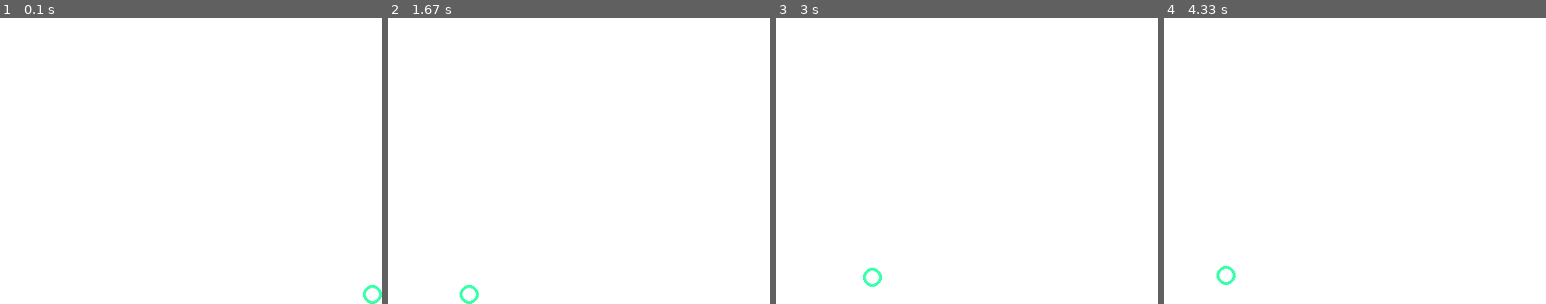
Above: before the commit, frames 1-4 (left to right).
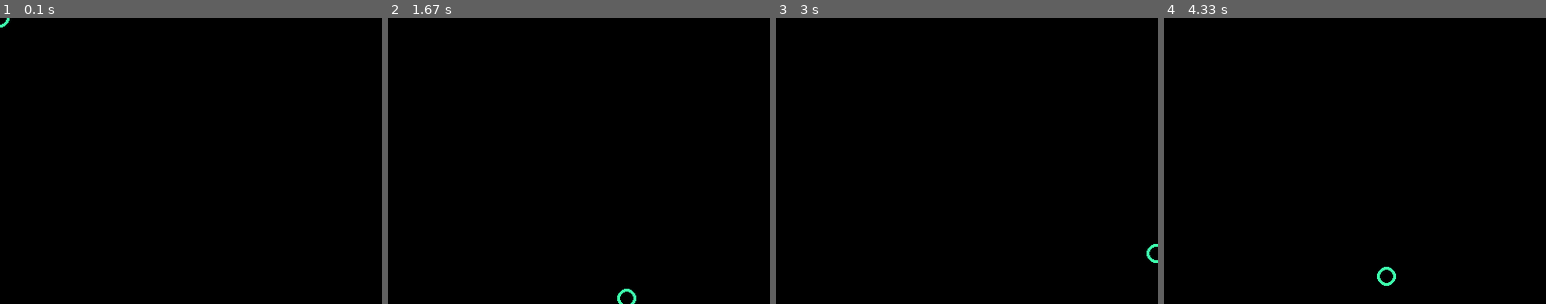
Above: after the commit, the same moments.

Repository: TonkleTremu/DSD-Y1
Game: pygame game, started from Random Test Stuff/Python Game Nouveau/main.py
Same seed, same stepped clock (60 frames per second), same inputs: the game is played once before the commit and once after it.
Inputs:
- Up to frame 1 (0.1 s): no input
- Up to frame 2 (1.67 s): hold W 0.33-0.8 s; hold Right 0.33-0.8 s; hold S 0.83-1.3 s; hold Right 0.83-1.3 s; hold Right from 1.33 s (still down)
- Up to frame 3 (3 s): release Right at 1.8 s; hold Up 1.83-2.13 s; hold Right 2.17-2.63 s; hold Left from 2.67 s (still down)
- Up to frame 4 (4.33 s): release Left at 3.2 s; hold Down 3.23-3.53 s; hold Left 3.57-3.97 s; hold Up from 4 s (still down)

The runs differ from the first frame. In frame 1, 100% of the frame differs, in the area x 0-100%, y 0-100%; in frame 2, 100%; in frame 3, 100%; in frame 4, 100%.

Commit message:
banana peel

Diff:
--- a/Random Test Stuff/Python Game Nouveau/main.py
+++ b/Random Test Stuff/Python Game Nouveau/main.py
@@ -18,6 +18,8 @@
 DISPLAYSURF = pygame.display.set_mode((res_x, res_y))
 pygame.display.set_caption("Test")
 fpsClock = pygame.time.Clock()
+worldSizeX = 100
+worldSizeY = 100
 
 
 @dataclass
@@ -35,39 +37,63 @@
     sprite: Optional[str] = "sprites/error.png" # The object's sprite. If left blank, a shape will be used instead.
 
     # The values for velocity.
+    speed: Optional[float] = 1 # The GameObject's movement speed, used for movement calculations. Higher = faster.
     vel_x: Optional[float] = 0
     vel_y: Optional[float] = 0
-    rot: Optional[float] = 0 # "rot" is the object's rotational speed. Positive = clockwise.
 
 def PlayerMovementHandler():
     '''Handles player inputs and such.'''
     # Basic movement script. Accepts either WASD or arrow key inputs.
     if(pygame.key.get_pressed()[K_RIGHT] | pygame.key.get_pressed()[K_d]):
-        player.x += 1
+        player.vel_x += player.speed
     if(pygame.key.get_pressed()[K_LEFT] | pygame.key.get_pressed()[K_a]):
-        player.x -= 1
+        player.vel_x -= player.speed
     if(pygame.key.get_pressed()[K_UP] | pygame.key.get_pressed()[K_w]):
-        player.y -= 1
+        player.vel_y -= player.speed
     if(pygame.key.get_pressed()[K_DOWN] | pygame.key.get_pressed()[K_s]):
-        player.y += 1
+        player.vel_y += player.speed
+
+    acceleration = 15
+    deceleration = 15
+
+    if(player.vel_x != 0):
+        player.x += player.vel_x / acceleration
+        player.vel_x -= player.vel_x / deceleration
+        if(player.vel_x < 0.5 and player.vel_x > -0.5):
+            player.vel_x = 0
+    if(player.vel_y != 0):
+        player.y += player.vel_y / acceleration
+        player.vel_y -= player.vel_y / deceleration
+        if(player.vel_y < 0.5 and player.vel_y > -0.5):
+            player.vel_y = 0
+
 
     # When in wall teleport to other wall.
-    if(player.x < player.x_size):
-        player.x = res_x - player.x_size
-    if(player.x > res_x - player.x_size):
-        player.x = player.x_size
-    if(player.y < player.y_size):
-        player.y = res_y - player.y_size
-    if(player.y > res_y - player.y_size):
-        player.y = player.y_size
+    BorderX = 0
+    BorderY = 0
+    if(player.x < BorderX):
+        player.x = worldSizeX - BorderX
+    if(player.x > worldSizeX - BorderX):
+        player.x = BorderX
+    if(player.y < BorderY):
+        player.y = worldSizeY - BorderY
+    if(player.y > worldSizeY - BorderY):
+        player.y = BorderY
 
-    pygame.draw.circle(DISPLAYSURF, MINT, (player.x, player.y), 10, 3)
+    pygame.draw.circle(DISPLAYSURF, MINT, CoordinatesToScreen(player), 10, 3)
 
+def CoordinatesToScreen(Obj):
+    '''Converts a GameObject's co-ordinates to a screen location. Takes the GameObject as a parameter.'''
+    ScalarX = DISPLAYSURF.get_width() / worldSizeX
+    ScalarY = DISPLAYSURF.get_height() / worldSizeY
+    x = round(Obj.x * ScalarX)
+    y = round(Obj.y * ScalarY)
+    return((x,y))
 
 player = GameObject(10, 10)
 
 while True: # Main game loop - like Unity's "update" void thing.
-    DISPLAYSURF.fill(WHITE)
+    DISPLAYSURF.fill(BLACK)
 
     PlayerMovementHandler()
 
